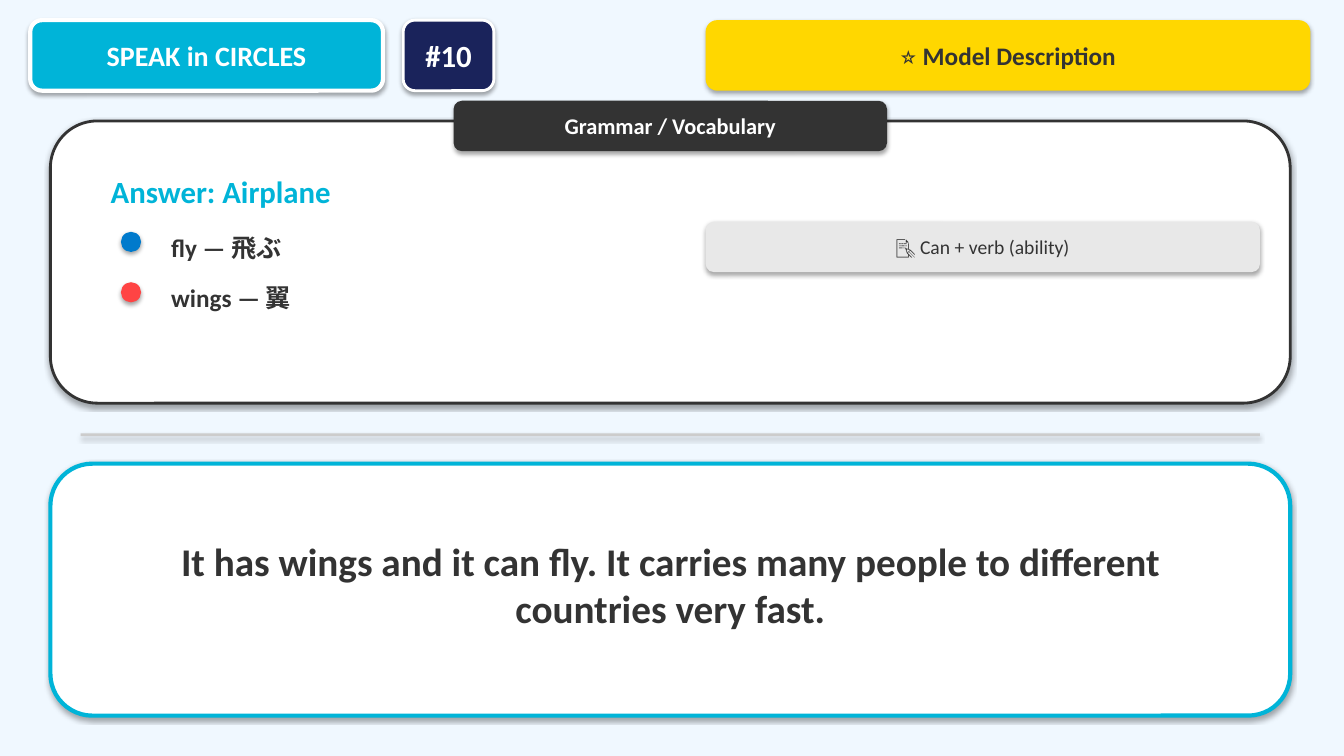
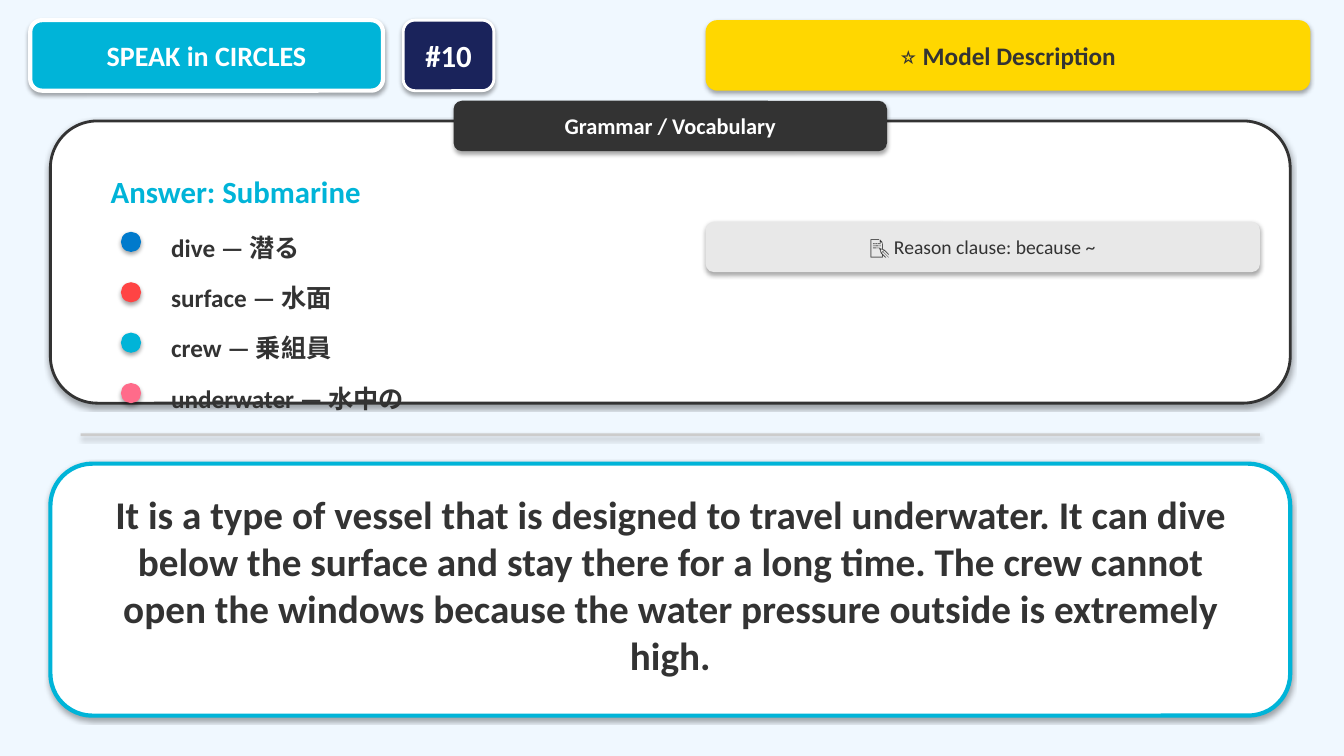
Before and after one commit to macsa2ki25-eng/SpecialAigent, a slide deck: slide 31 of Speak_in_Circles_Activity.pptx. Drawn at 1344x756 pixels with LibreOffice and Linux fonts; fonts in the diff are those of the drawing. Boxes give left, top, right and bottom in pixels: in the first picture for what was removed or moved away, otherwise in the second. Text is boxed around its words. In the diff, an @@ line names an element or a change of style, - is before the commit and + after.

```diff
--- a/Speak_in_Circles_Activity.pptx
+++ b/Speak_in_Circles_Activity.pptx
@@ text at box(111, 181, 360, 204): text changed @@
-Answer: Airplane
+Answer: Submarine
@@ text at box(171, 235, 299, 259): text changed @@
-fly — 飛ぶ
+dive — 潜る
@@ text in rounded rectangle at box(894, 240, 1081, 254): text changed @@
-📝 Can + verb (ability)
+📝 Reason clause: because ~
@@ text at box(171, 285, 331, 310): text changed @@
-wings — 翼
+surface — 水面
@@ ellipse added at box(121, 333, 141, 353), fill #00B4D8 @@
@@ text added at box(171, 335, 332, 359), 18 pt, text #333333, bold @@
+crew — 乗組員
@@ ellipse added at box(121, 383, 141, 403), fill #FF6B8A @@
@@ text added at box(171, 382, 405, 410), 18 pt, text #333333, bold @@
+underwater — 水中の
@@ text at box(115, 501, 1225, 677): text changed @@
-It has wings and it can fly. It carries many people to different countries very fast.
+It is a type of vessel that is designed to travel underwater. It can dive below the surface and stay there for a long time. The crew cannot open the windows because the water pressure outside is extremely high.
```
Also in this commit, not shown: 30 other slides changed, 1 other file.
